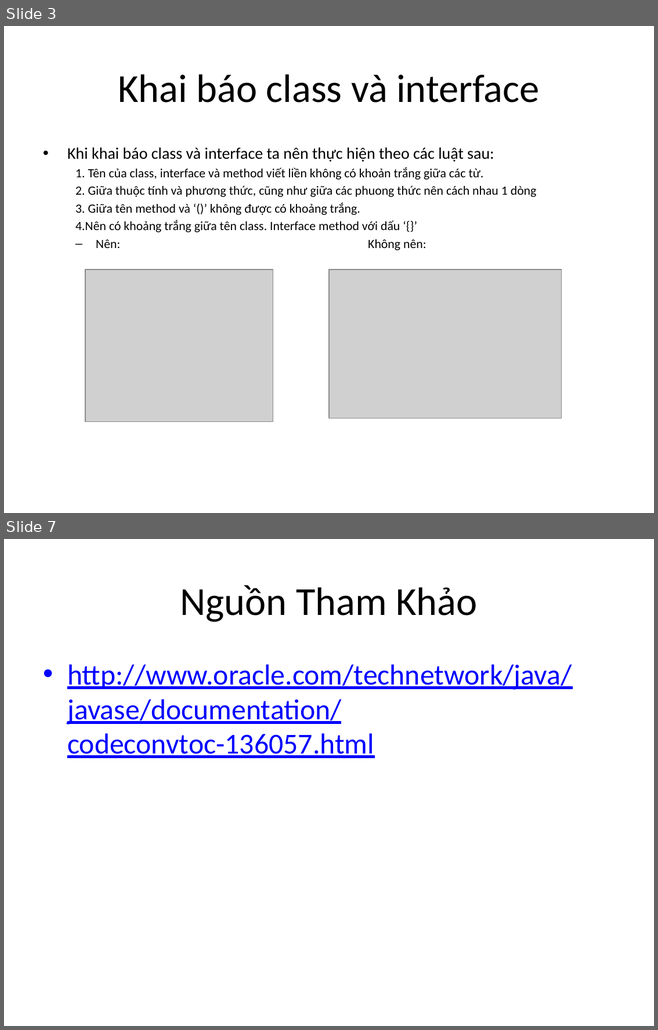
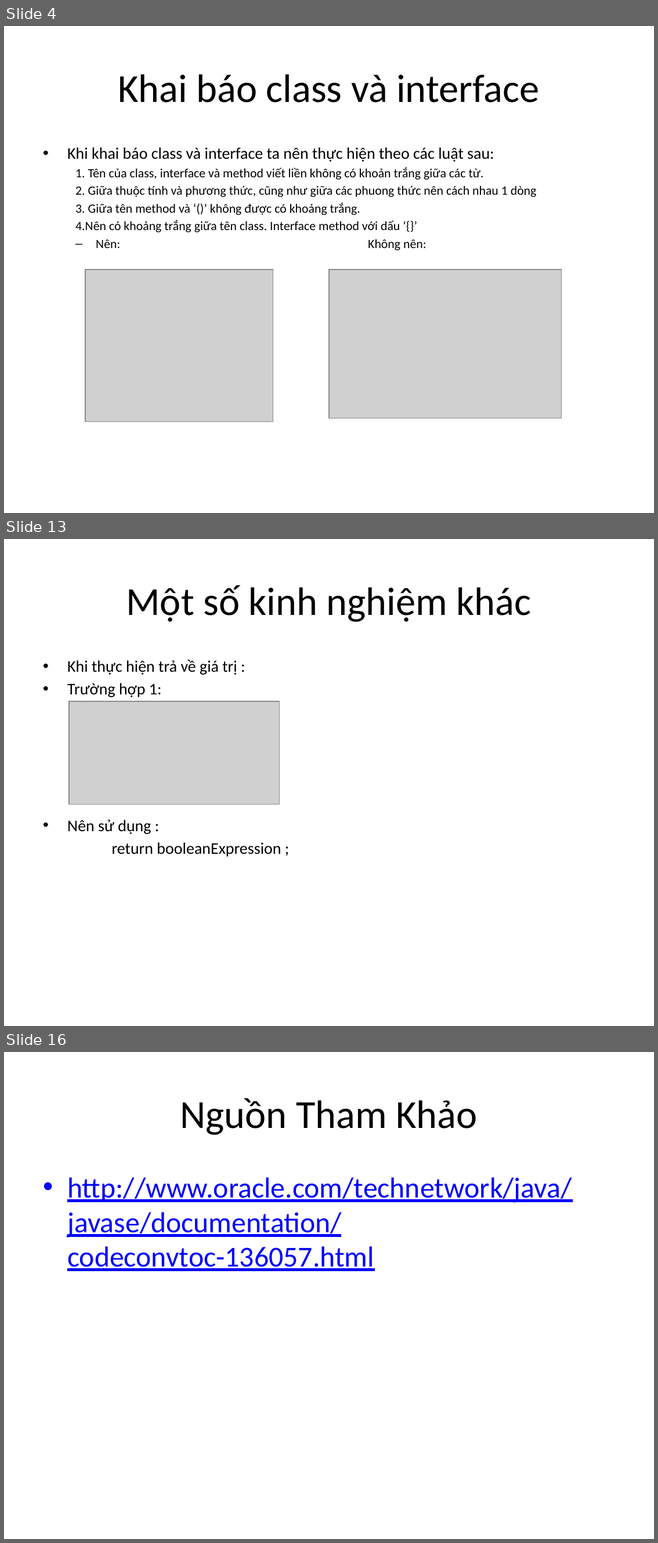
Before and after one commit to ToTranMinhNhut/Java-SE8-Fundamentals, a slide deck: programing style.pptx. Shown one above the other, each under a label of ours: slides 3 and 7 before the commit, slides 4, 13 and 16 after it; the slides between them are not shown. The pictures are 658x1030 and 658x1543 pixels, drawn with LibreOffice and Linux fonts; fonts in the diff are those of the drawing; grey boxes stand for pictures. Boxes give left, top, right and bottom in pixels: in the first picture for what was removed or moved away, otherwise in the second. Text is boxed around its words. In the diff, an @@ line names an element or a change of style, - is before the commit and + after.

```diff
--- a/programing style.pptx
+++ b/programing style.pptx
@@ slide 13 added at bbox=[4, 539, 654, 1026], background #FFFFFF @@
@@ title added at bbox=[126, 585, 531, 622], 44 pt, text #000000 @@
+Một số kinh nghiệm khác
@@ text added at bbox=[67, 660, 281, 857], 18 pt, text #000000 @@
+• Khi thực hiện trả về giá trị :
+• Trường hợp 1:
+• Nên sử dụng :
+return booleanExpression ;
@@ picture added at bbox=[69, 701, 279, 804] @@
@@ what was slide 3 is now slide 4 @@
@@ what was slide 7 is now slide 16 @@
```
Also in this commit, not shown: 3 slides changed, 8 other slides added.
